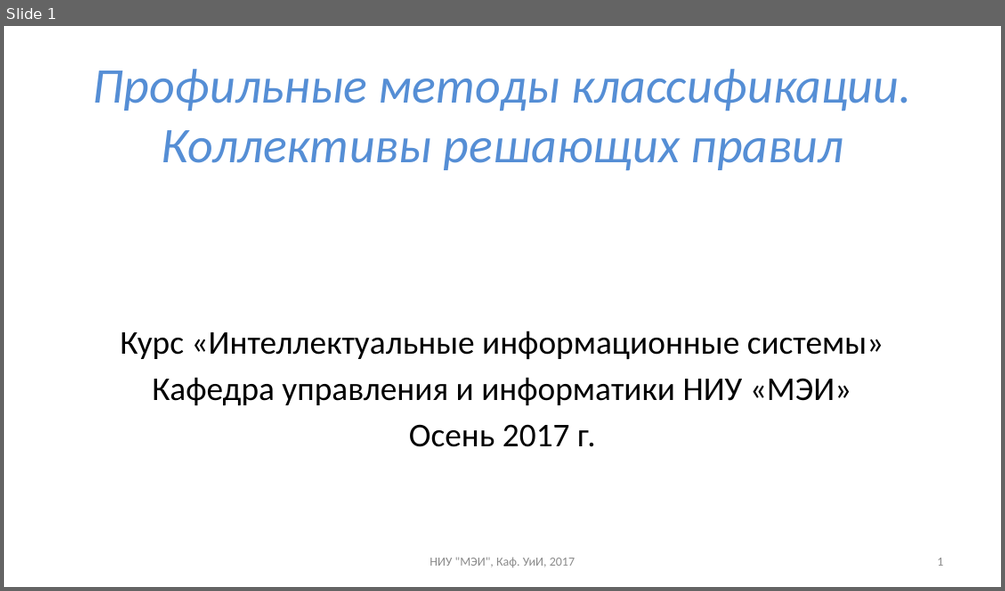
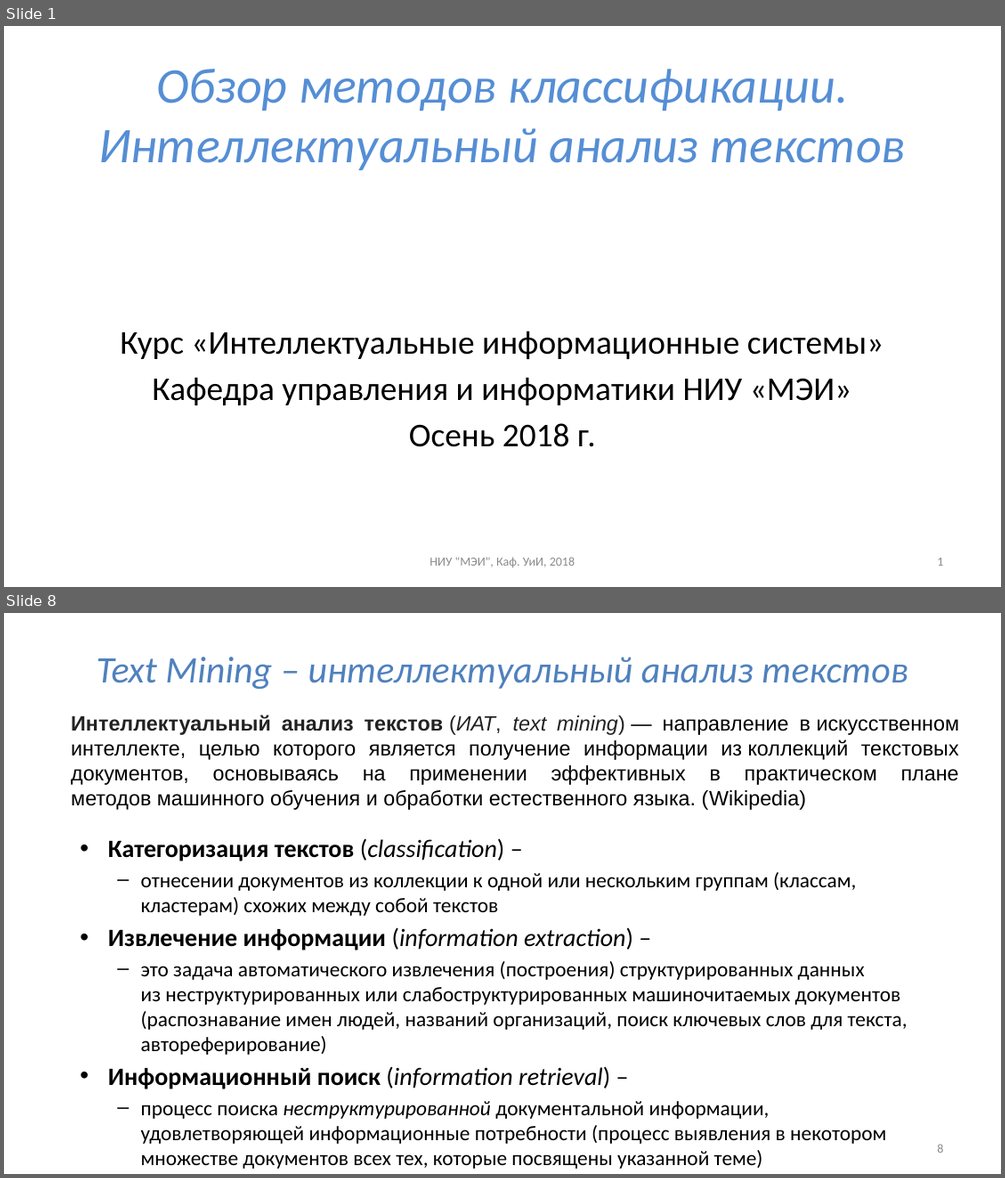
Before and after one commit to uii-mpei/uii-mpei.github.io, a slide deck: study/courses/iis/IIS_lec_4.pptx. Shown one above the other, each under a label of ours: slide 1 before the commit, slides 1 and 8 after it; the slides between them are not shown. The pictures are 1005x591 and 1005x1178 pixels, drawn with LibreOffice and Linux fonts; fonts in the diff are those of the drawing. Boxes give left, top, right and bottom in pixels: in the first picture for what was removed or moved away, otherwise in the second. Text is boxed around its words. In the diff, an @@ line names an element or a change of style, - is before the commit and + after.

```diff
--- a/study/courses/iis/IIS_lec_4.pptx
+++ b/study/courses/iis/IIS_lec_4.pptx
@@ slide 8 added at (4,613,1001,1174), background #FFFFFF @@
@@ title added at (97,657,908,689), 36 pt, text #4F81BD, italic @@
+Text Mining – интеллектуальный анализ текстов
@@ text added at (71,714,960,810), 20 pt, text #000000 @@
+Интеллектуальный анализ текстов (ИАТ, text mining) — направление в искусственном интеллекте, целью которого является получение информации из коллекций текстовых документов, основываясь на применении эффективных в практическом плане методов машинного обучения и обработки естественного языка. (Wikipedia)
@@ text added at (108,838,907,1168), 20 pt, text #000000 @@
+• Категоризация текстов (classification) –
+  – отнесении документов из коллекции к одной или нескольким группам (классам, кластерам) схожих между собой текстов
+• Извлечение информации (information extraction) –
+  – это задача автоматического извлечения (построения) структурированных данных из неструктурированных или слабоструктурированных машиночитаемых документов (распознавание имен людей, названий организаций, поиск ключевых слов для текста, автореферирование)
+• Информационный поиск (information retrieval) –
+  – процесс поиска неструктурированной документальной информации, удовлетворяющей информационные потребности (процесс выявления в некотором множестве документов всех тех, которые посвящены указанной теме)
@@ page number added at (937,1143,943,1152), 12 pt, text #8C8C8C @@
+8
@@ slide 1 changed as well @@
@@ title at (99,69,906,170): text changed @@
-Профильные методы классификации.
-Коллективы решающих правил
+Обзор методов классификации.
+Интеллектуальный анализ текстов
@@ text at (409,423,596,447): text changed @@
-Осень 2017 г.
+Осень 2018 г.
@@ text at (429,556,574,567): text changed @@
-НИУ "МЭИ", Каф. УиИ, 2017
+НИУ "МЭИ", Каф. УиИ, 2018
```
Also in this commit, not shown: 22 other slides added, 19 slides removed, 1 other file.
